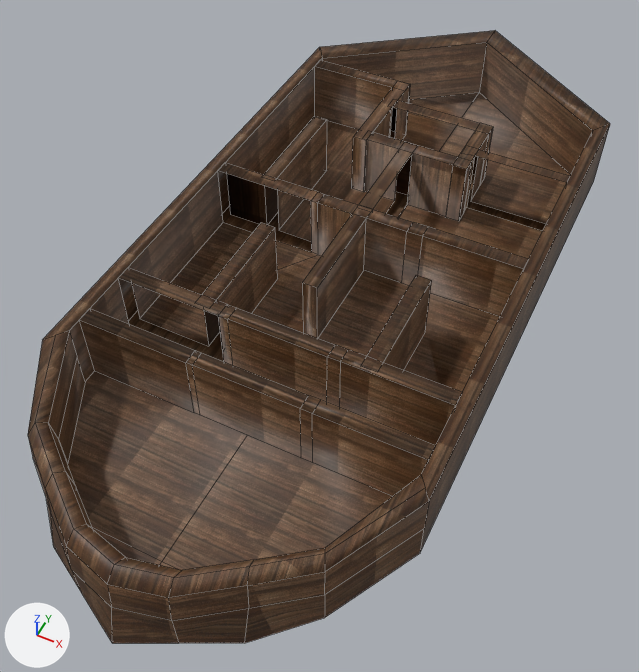
Before and after pictures for a commit that changed the FBX model Assets/Standard Assets/ship_base1.fbx.
Rendered twice from a camera (50 mm lens) standing at (37.4, -87.8, 87.4) and looking at (-0.5, -12.1, -7.2). Arrows for +X, +Y and +Z are at lower left; the lights stay in place. Mesh edges are drawn as thin lines. Where no turn or scale is listed for an object, it has been applied to the vertices.
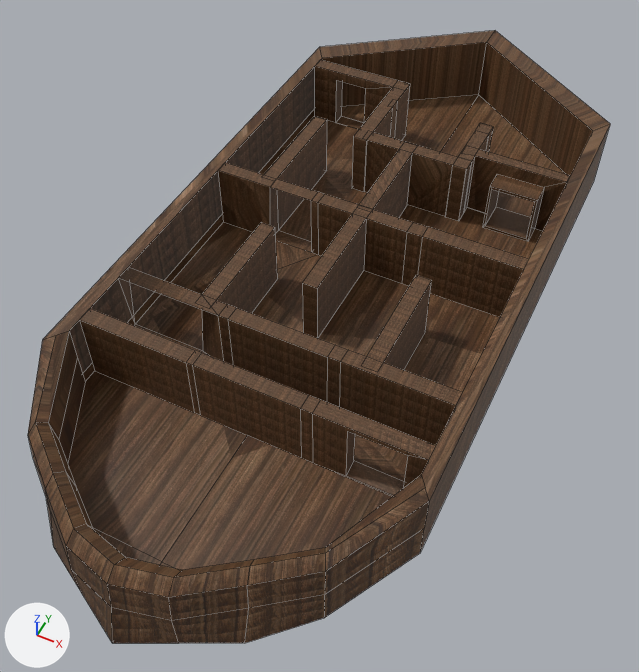
The newer file is also turned or shifted as a whole; pictures and numbers use the older file's frame.

What changed in the scene script:
```text
Change me_mesh:
    used by ob_pcube24; location = (0.0, -2.8, 0.0)
    remove me_mesh.from_pydata(...)  # 281 vertices, 192 faces; spans x -25.6..25.6, y -60.0..60.0, z -5.7..5.7
    add me_mesh.from_pydata(...)  # 319 vertices, 236 faces; spans x -25.6..25.6, y -60.0..60.0, z -5.7..5.7
    me_mesh part 1
    6 vertices are removed from x -23.6..9.4, y -22.1..32.0, z -4.4
    32 faces are deleted
    9 vertices in x 0.0..23.6, y 25.4..55.5, z -4.4 move by (0.0, 0.0, -0.5)
    4 vertices move within x 7.2..9.4, y 32.0, z 5.7
    32 vertices are added at x -23.6..21.1, y -30.5..35.1, z -4.9..5.7
    6 new vertices lie (7.4, 0.0, 0.0) away from vertices in x 13.2, y 20.3..25.4, z -4.4..3.7
    6 new vertices lie (0.0, 2.2, 0.0) away from vertices in x -19.4..21.1, y -30.5..35.1, z -4.4..5.0
    76 new faces join them
    me_mesh part 2: 165 kept faces spanning x -25.6..25.6, y -60.0..60.0, z -5.7..5.7 get new texture (UV) coordinates
    me_mesh part 3: the surface is now shaded flat
```

Changed parts and their boxes (x1, y1, x2, y2) in the pictures (639 x 672 px):
part 1 of me_mesh, built on: before (69, 42, 592, 496); after (119, 42, 592, 496)
part 2 of me_mesh, surface changed: (28, 30, 610, 643) in both
